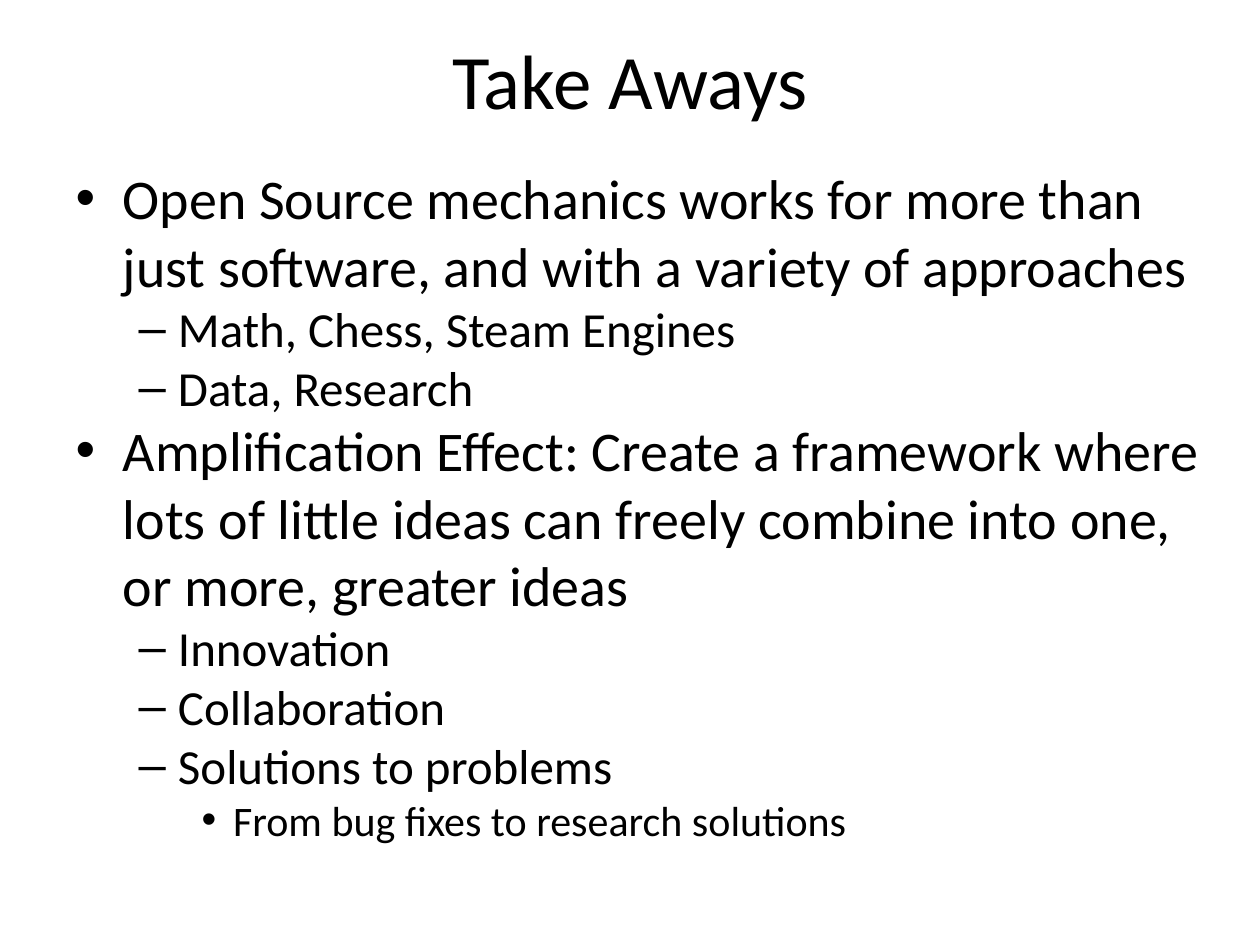
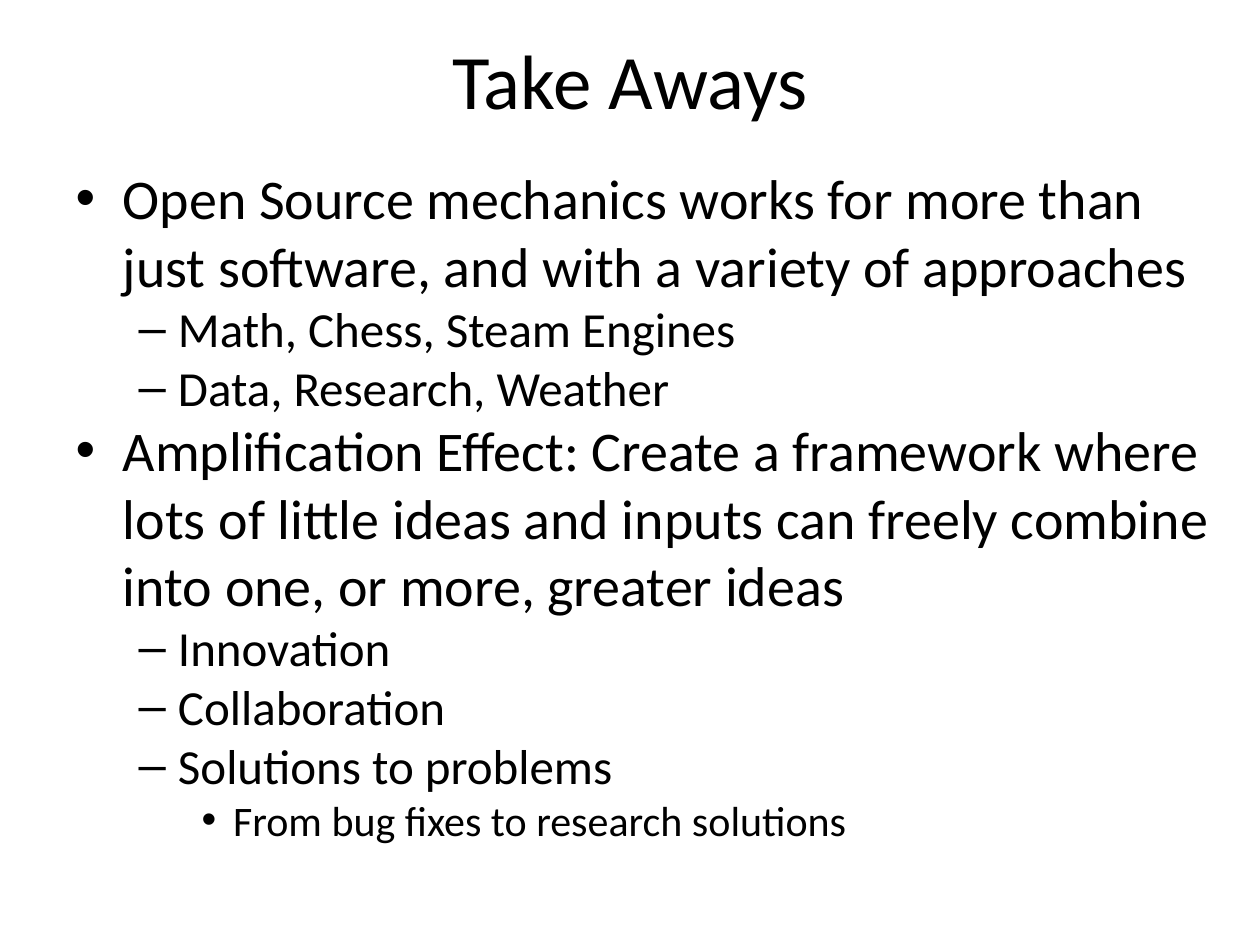
Before and after one commit to NCEAS/oss-2014, a slide deck: slide 19 of day-18/Idaszak_OSS_OpenSource.pptx. Drawn at 1260x945 pixels with LibreOffice and Linux fonts; fonts in the diff are those of the drawing; background and template pictures are left out. Boxes give left, top, right and bottom in pixels: in the first picture for what was removed or moved away, otherwise in the second. Text is boxed around its words. In the diff, an @@ line names an element or a change of style, - is before the commit and + after.

```diff
--- a/day-18/Idaszak_OSS_OpenSource.pptx
+++ b/day-18/Idaszak_OSS_OpenSource.pptx
@@ text at (123,372,1208,616): text changed @@
-  – Data, Research
-• Amplification Effect: Create a framework where lots of little ideas can freely combine into one, or more, greater ideas
+  – Data, Research, Weather
+• Amplification Effect: Create a framework where lots of little ideas and inputs can freely combine into one, or more, greater ideas
```
Also in this commit, not shown: 5 other slides changed.
